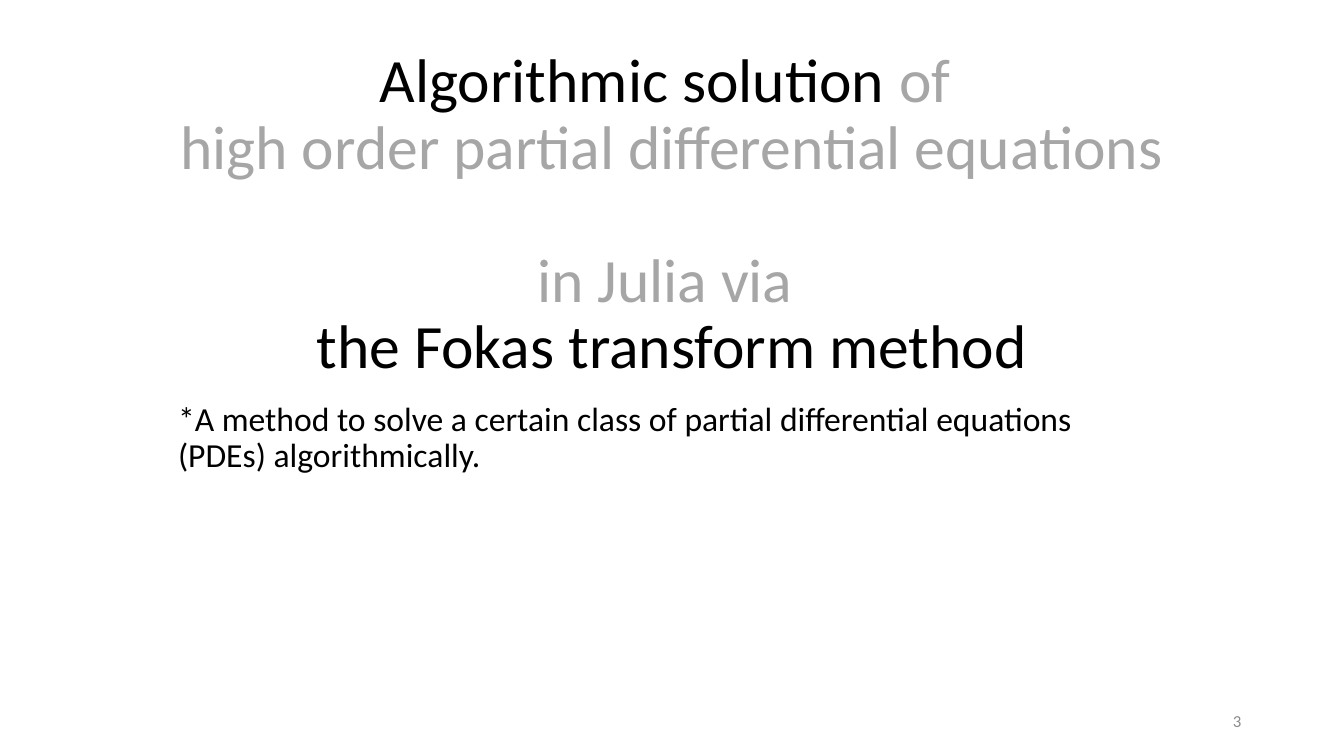
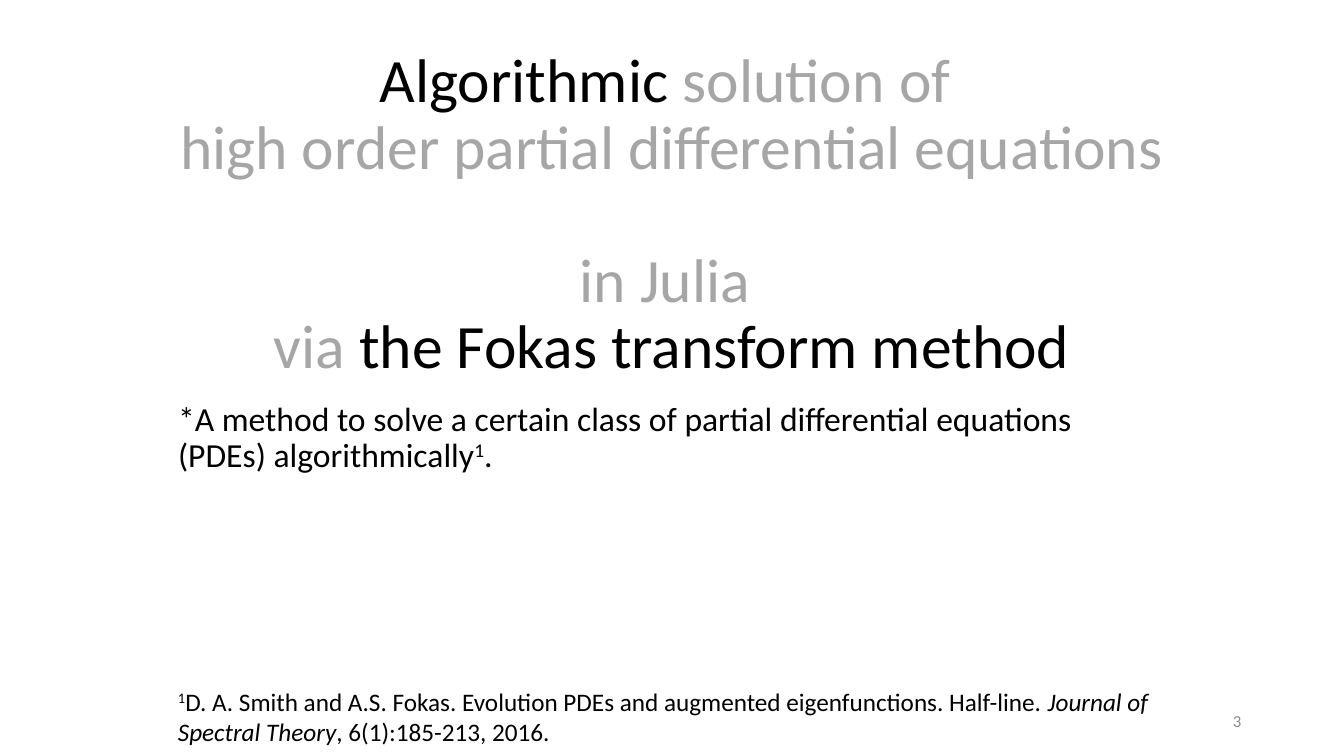
Before and after one commit to largecats/capstone-project, a slide deck: slide 3 of presentation/presentation.pptx. Drawn at 1344x756 pixels with LibreOffice and Linux fonts; fonts in the diff are those of the drawing. Boxes give left, top, right and bottom in pixels: in the first picture for what was removed or moved away, otherwise in the second. Text is boxed around its words. In the diff, an @@ line names an element or a change of style, - is before the commit and + after.

```diff
--- a/presentation/presentation.pptx
+++ b/presentation/presentation.pptx
@@ title "Algorithmic solution of high order ..." at box(180, 59, 1162, 369): text colour #000000 to #A6A6A6 in "solution" @@
@@ subtitle at box(178, 407, 1071, 472): text changed @@
-*A method to solve a certain class of partial differential equations (PDEs) algorithmically.
+*A method to solve a certain class of partial differential equations (PDEs) algorithmically1.
@@ text added at box(178, 693, 1148, 745), 18 pt, text #000000 @@
+1D. A. Smith and A.S. Fokas. Evolution PDEs and augmented eigenfunctions. Half-line. Journal of Spectral Theory, 6(1):185-213, 2016.
```
Also in this commit, not shown: 4 other slides changed, 5 slides added.
